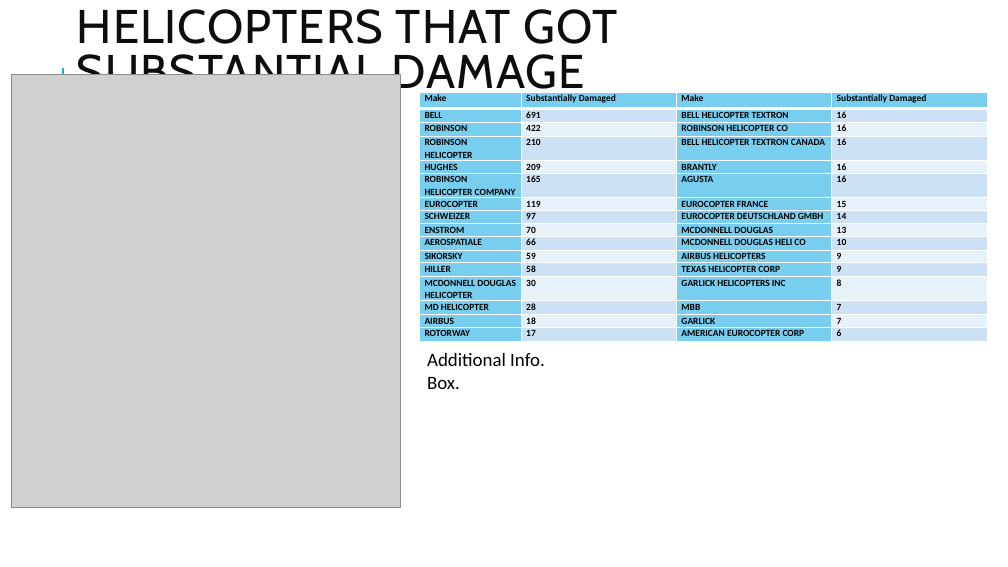
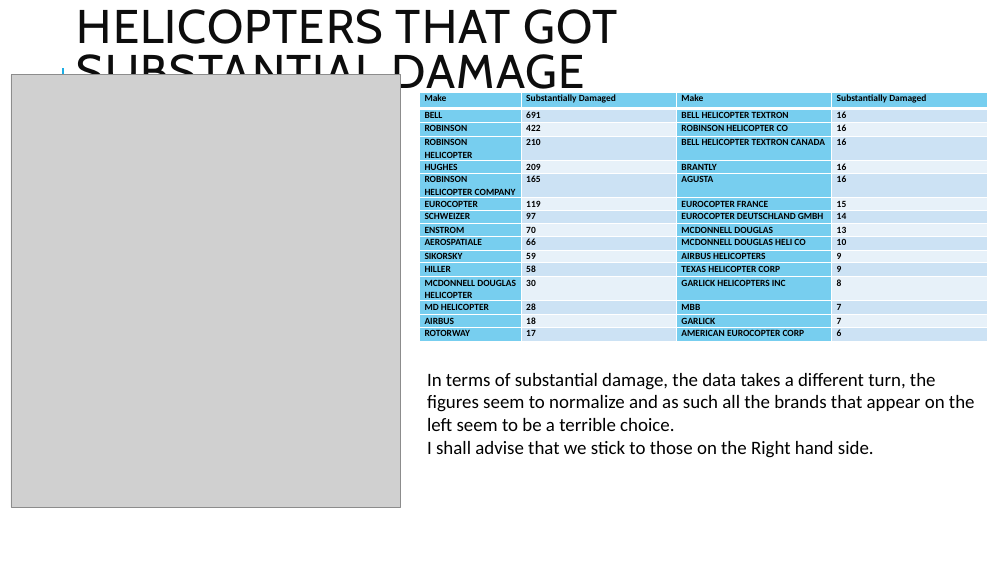
Before and after one commit to kdizz/dsc-phase-1-project-v3, a slide deck: slide 9 of CAPITAL INVESTMENTS LIMITED.pptx. Drawn at 1008x567 pixels with LibreOffice and Linux fonts; fonts in the diff are those of the drawing; grey boxes stand for pictures. Boxes give left, top, right and bottom in pixels: in the first picture for what was removed or moved away, otherwise in the second. Text is boxed around its words. In the diff, an @@ line names an element or a change of style, - is before the commit and + after.

Commit message:
9th push, powerpoint done, pending alignment of ipynb and creation of dashboard and editing the readme files

```diff
--- a/CAPITAL INVESTMENTS LIMITED.pptx
+++ b/CAPITAL INVESTMENTS LIMITED.pptx
@@ table: place and size @@
-table at [420, 92, 987, 340]
+table at [420, 92, 987, 364]
@@ text at [427, 373, 975, 458]: text changed @@
-Additional Info.
-Box.
+In terms of substantial damage, the data takes a different turn, the figures seem to normalize and as such all the brands that appear on the left seem to be a terrible choice.
+I shall advise that we stick to those on the Right hand side.
```
Also in this commit, not shown: 5 other slides changed, 1 slide added, 1 slide removed, 5 other files.
